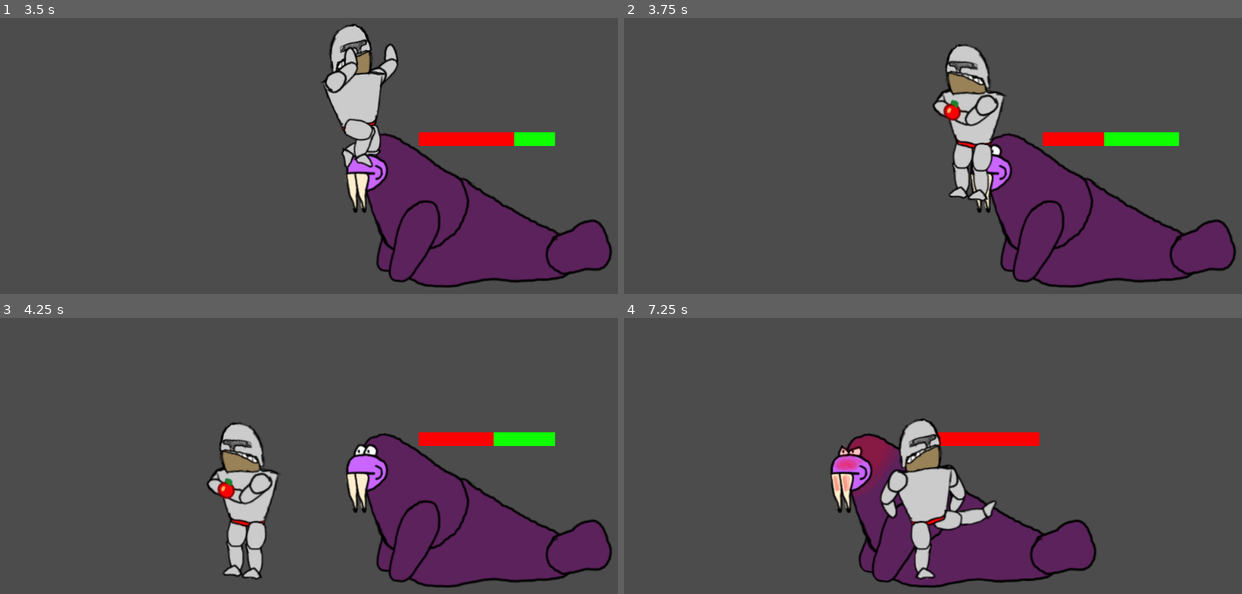
Above: before the commit, frames 1-4 (two rows, left to right).
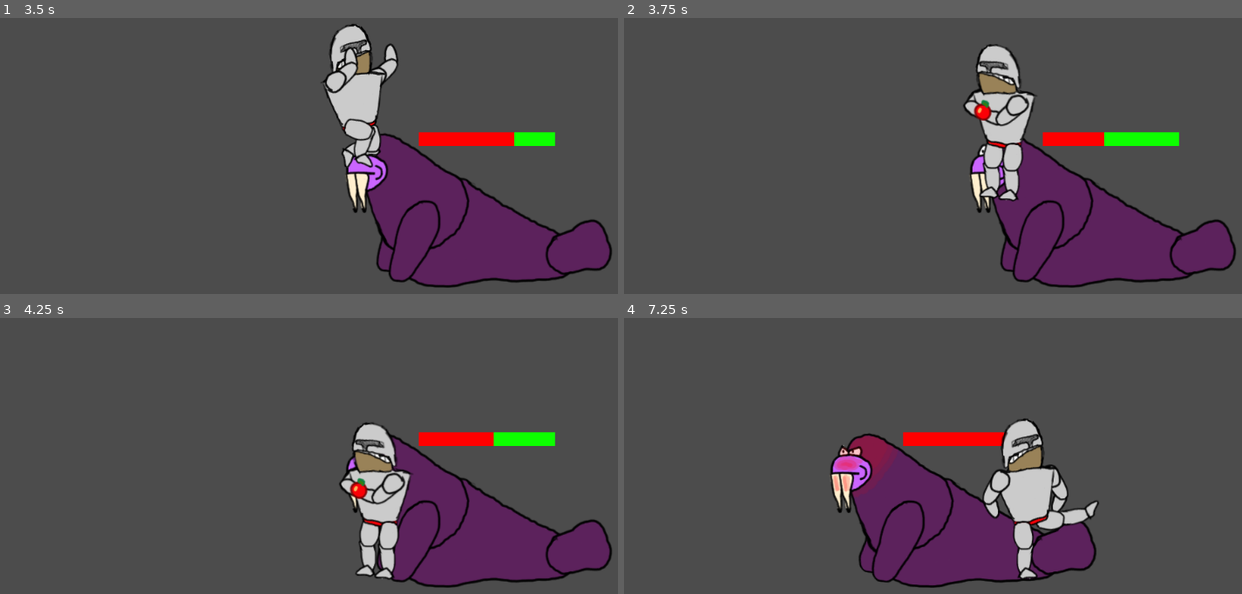
Above: after the commit, the same moments.

Repository: Wall-Dough/unstable
Game: Godot game, scene res://level/Level.tscn
Two runs of this game, one before a commit and one after it. Both use one fixed random seed, a clock stepped at 60 frames per second and the inputs below.
Inputs:
- Up to frame 1 (3.5 s): hold Right (move_right) 0.53-1.28 s; hold S (give) 0.53-1.28 s; tap Up (jump) at 0.77, 1.52, 3.02 s; hold Left (move_left) 1.28-2.03 s; tap S (give) at 1.35, 2.85 s; hold S (give) 2.03-2.78 s; hold Right (move_right) from 2.03 s (still down)
- Up to frame 2 (3.75 s): release Right (move_right) at 3.53 s; hold Left (move_left) from 3.53 s (still down); hold S (give) from 3.53 s (still down)
- Up to frame 3 (4.25 s): keep holding Left (move_left); keep holding S (give); tap Up (jump) at 3.77 s
- Up to frame 4 (7.25 s): release S (give) at 4.28 s; tap S (give) at 4.35, 5.85 s; tap Up (jump) at 4.52, 6.02, 6.77 s; hold S (give) 5.03-5.78 s; release Left (move_left) at 5.78 s; hold Right (move_right) from 5.78 s (still down); hold S (give) from 6.53 s (still down)

Frame 1 is identical in both runs. In frame 2, 5.9% of the frame differs, in the area x 49-67%, y 9-67%; in frame 3, 7.3%; in frame 4, 8.4%, in the area x 41-77%, y 36-95%.

Commit message:
Keep player still while performing action

Diff:
--- a/player/Player.gd
+++ b/player/Player.gd
@@ -105,10 +105,11 @@
 		if cooldown_left <= 0:
 			cooldown_left = 0
 	var direction = 0
-	if Input.is_action_pressed("move_left"):
-		direction -= 1
-	if Input.is_action_pressed("move_right"):
-		direction += 1
+	if cooldown_left == 0:
+		if Input.is_action_pressed("move_left"):
+			direction -= 1
+		if Input.is_action_pressed("move_right"):
+			direction += 1
 	$body.set_direction(direction)
 	if Input.is_action_just_pressed("jump"):
 		$body.jump()
